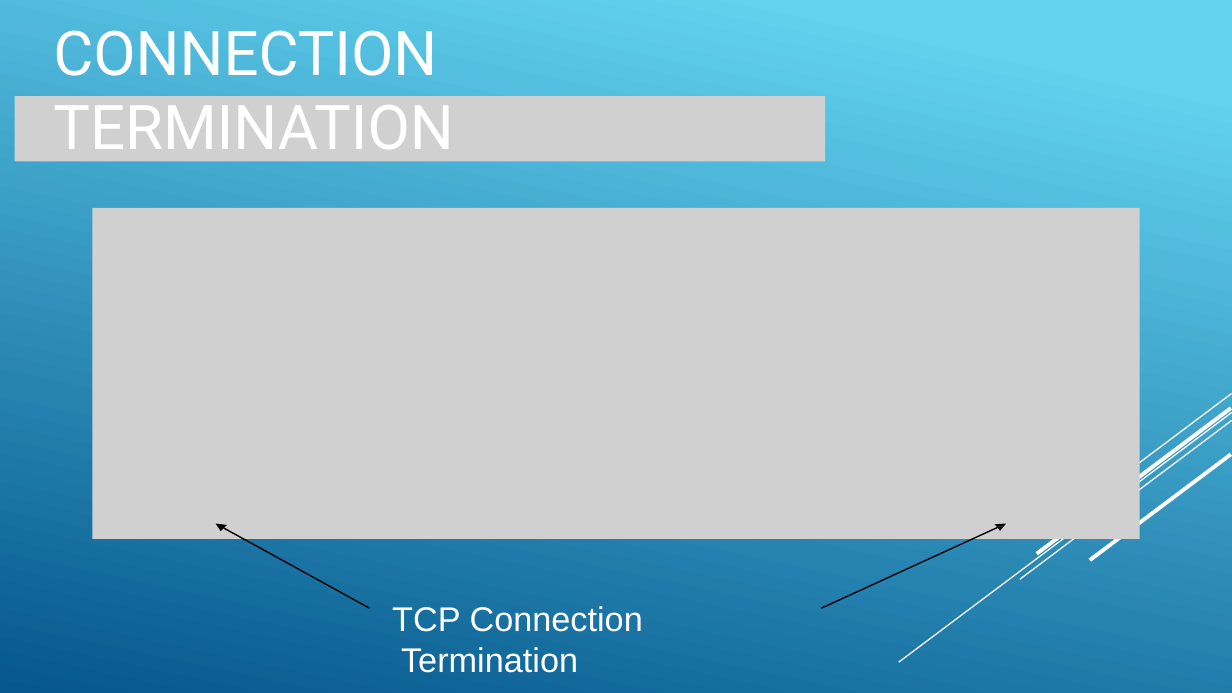
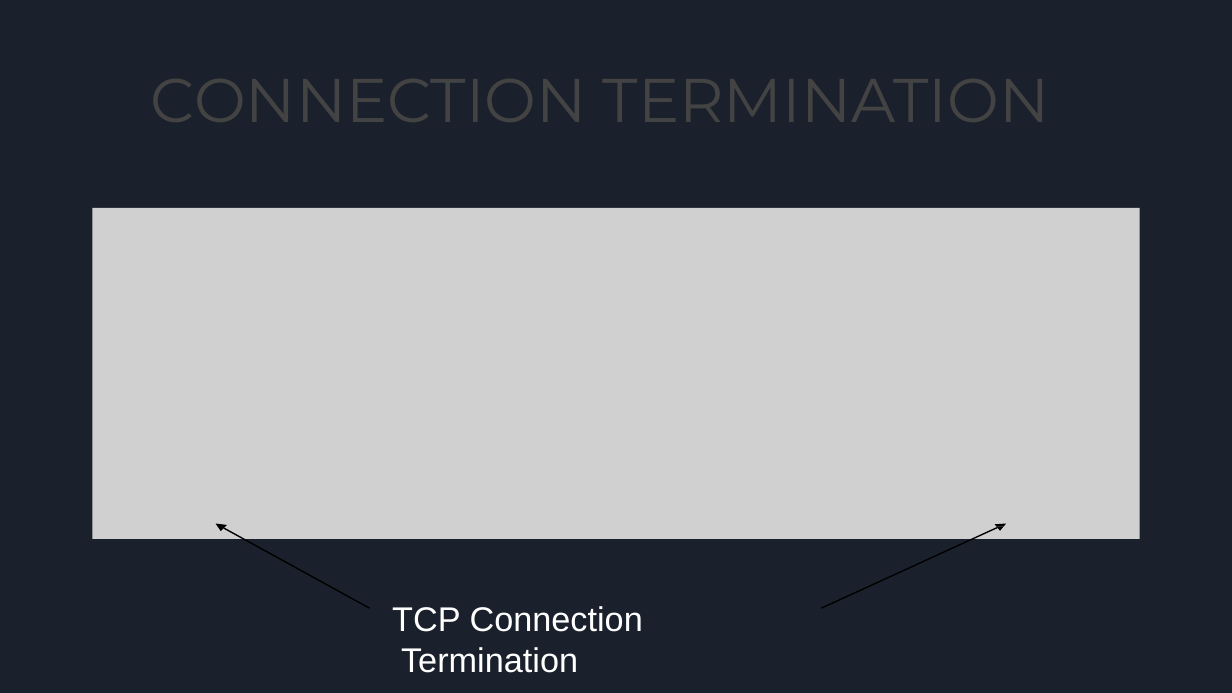
Before and after one commit to snehaljha/mini-project, a slide deck: slide 36 of EC 1307- Data communication and networking/Data_Com.pptx (slide 61 before the commit). Drawn at 1232x693 pixels with LibreOffice and Linux fonts; fonts in the diff are those of the drawing; grey boxes stand for pictures. Boxes give left, top, right and bottom in pixels: in the first picture for what was removed or moved away, otherwise in the second. Text is boxed around its words. In the diff, an @@ line names an element or a change of style, - is before the commit and + after.

```diff
--- a/EC 1307- Data communication and networking/Data_Com.pptx
+++ b/EC 1307- Data communication and networking/Data_Com.pptx
@@ background gradient #62D2EF to #05578D to #1B212C @@
@@ title removed at [53, 30, 453, 164] @@
-CONNECTION TERMINATION
@@ picture removed at [15, 96, 825, 161] @@
@@ group removed at [899, 393, 1232, 663]: 5 lines @@
```
Also in this commit, not shown: 37 other slides changed, 11 slides added, 25 slides removed.
